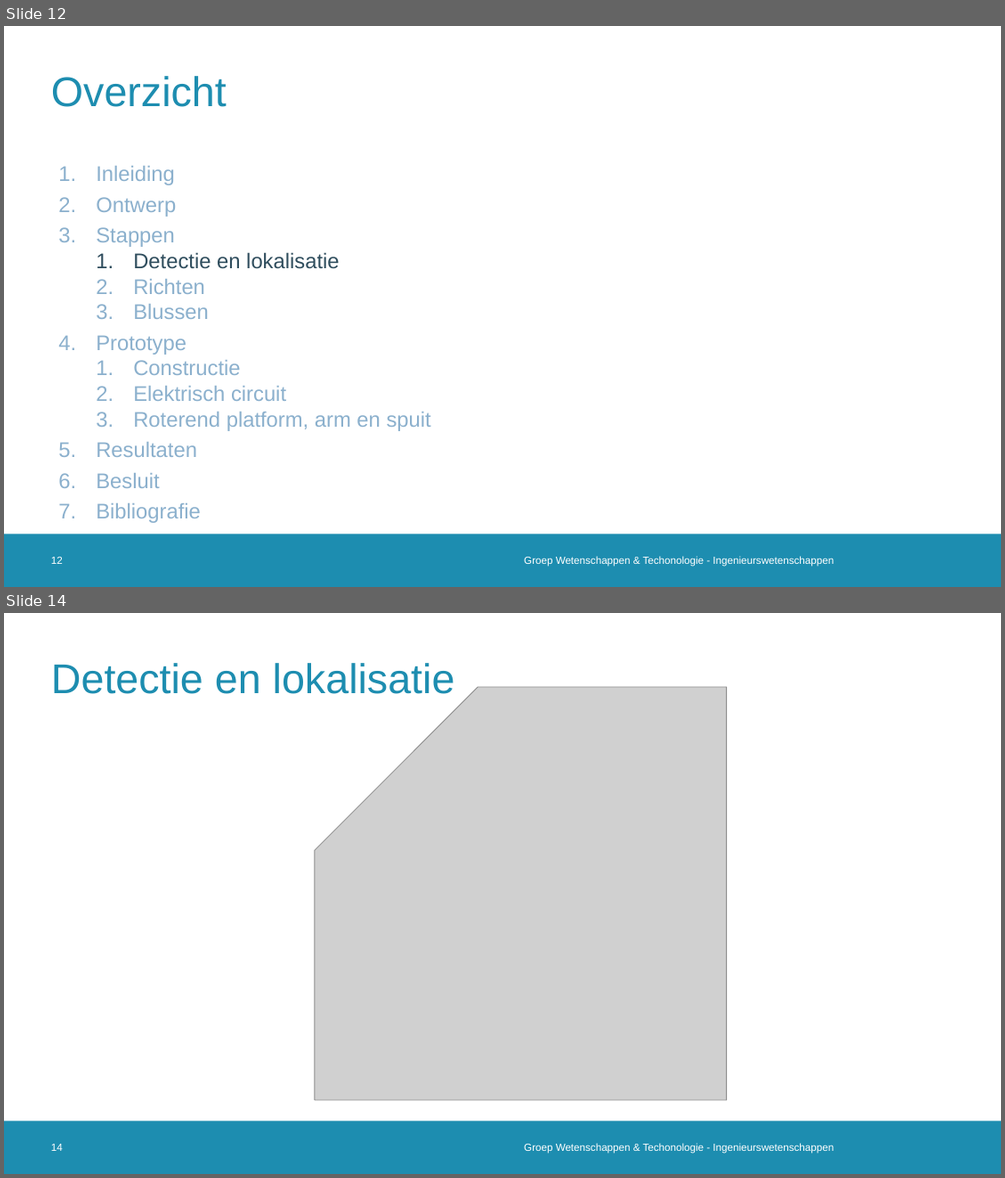
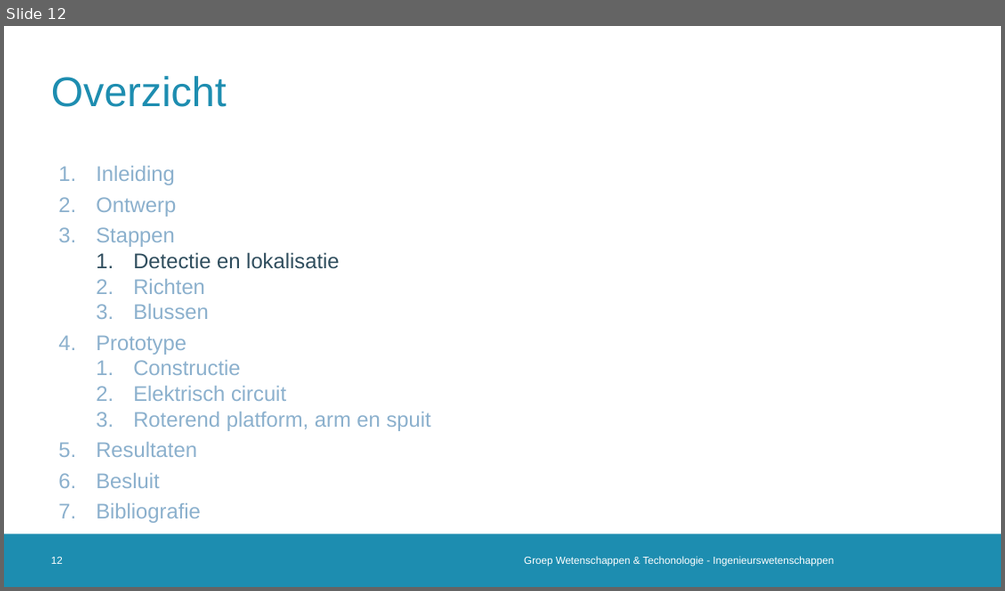
Before and after one commit to 2023-2022-KULAK-IW/2022_2023_Probleemoplossen_en_Ontwerpen_2, a slide deck: LATEX + ppt/Tussentijdse Presentatie .pptx. Shown one above the other, each under a label of ours: slides 12 and 14 before the commit, slide 12 after it; the slides between them are not shown. The pictures are 1005x1178 and 1005x591 pixels, drawn with LibreOffice and Linux fonts; fonts in the diff are those of the drawing; grey boxes stand for pictures; background and template pictures are left out. Boxes give left, top, right and bottom in pixels: in the first picture for what was removed or moved away, otherwise in the second. Text is boxed around its words. In the diff, an @@ line names an element or a change of style, - is before the commit and + after.

```diff
--- a/LATEX + ppt/Tussentijdse Presentatie .pptx
+++ b/LATEX + ppt/Tussentijdse Presentatie .pptx
@@ slide 14 removed at (4, 613, 1001, 1174), background #FFFFFF; not listed: 1 template element that a slide beside it also shows @@
@@ title removed at (51, 663, 455, 694) @@
-Detectie en lokalisatie
@@ picture removed at (315, 688, 727, 1100) @@
@@ page number removed at (51, 1143, 63, 1151) @@
-14
@@ text removed at (524, 1143, 833, 1153) @@
-Groep Wetenschappen & Techonologie - Ingenieurswetenschappen
```
Also in this commit, not shown: 5 slides changed, 28 other files.
